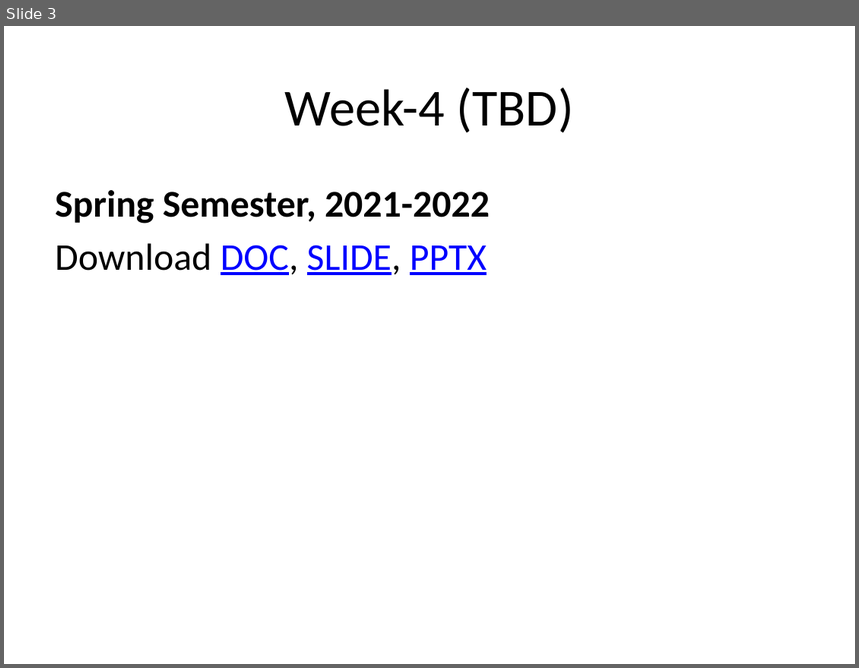
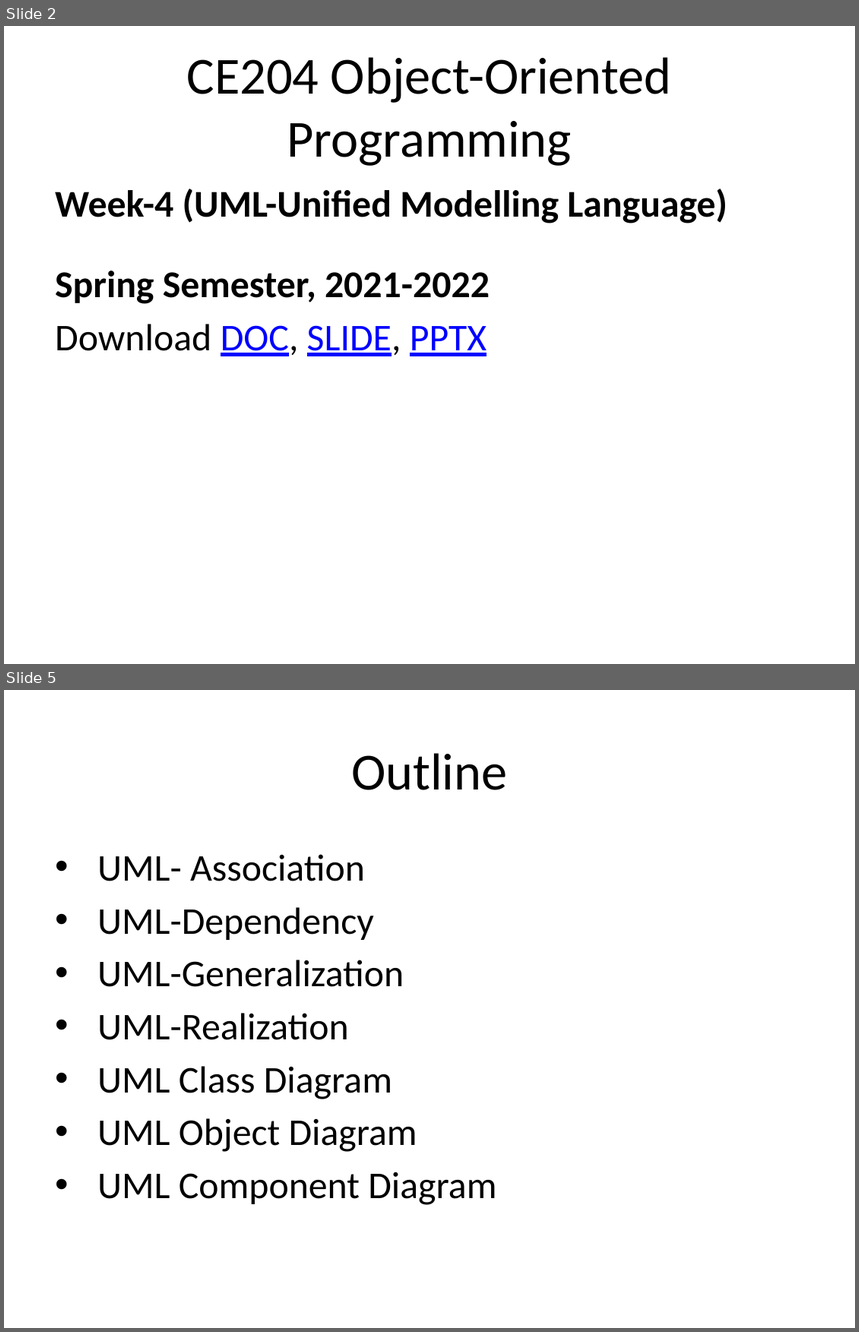
Before and after one commit to ucoruh/ce204-object-oriented-programming, a slide deck: docs/week-4/ce204-week-4.md_word.pptx. Shown one above the other, each under a label of ours: slide 3 before the commit, slides 2 and 5 after it; the slides between them are not shown. The pictures are 859x668 and 859x1332 pixels, drawn with LibreOffice and Linux fonts; fonts in the diff are those of the drawing. Boxes give left, top, right and bottom in pixels: in the first picture for what was removed or moved away, otherwise in the second. Text is boxed around its words. In the diff, an @@ line names an element or a change of style, - is before the commit and + after.

Commit message:
week-4 uml topic updated

```diff
--- a/docs/week-4/ce204-week-4.md_word.pptx
+++ b/docs/week-4/ce204-week-4.md_word.pptx
@@ slide 5 added at (4,690,855,1328), background #FFFFFF @@
@@ title added at (351,753,507,790), 44 pt, text #000000 @@
+Outline
@@ text added at (97,854,496,1205), 32 pt, text #000000 @@
+• UML- Association
+• UML-Dependency
+• UML-Generalization
+• UML-Realization
+• UML Class Diagram
+• UML Object Diagram
+• UML Component Diagram
@@ what was slide 3 is now slide 2 @@
@@ slide 2 changed as well @@
@@ title at (187,57,672,166): text changed @@
-Week-4 (TBD)
+CE204 Object-Oriented Programming
@@ text at (55,189,728,224): paragraph added @@
+Week-4 (UML-Unified Modelling Language)
```
Also in this commit, not shown: 1 other slide changed, 278 other slides added, 4 slides removed, 57 other files.
